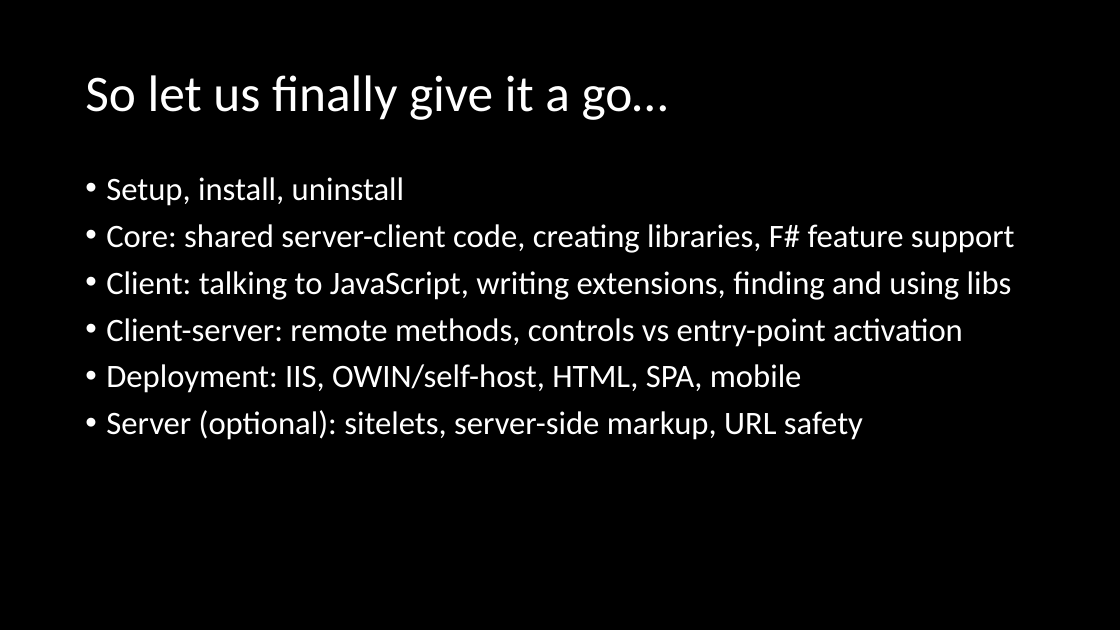
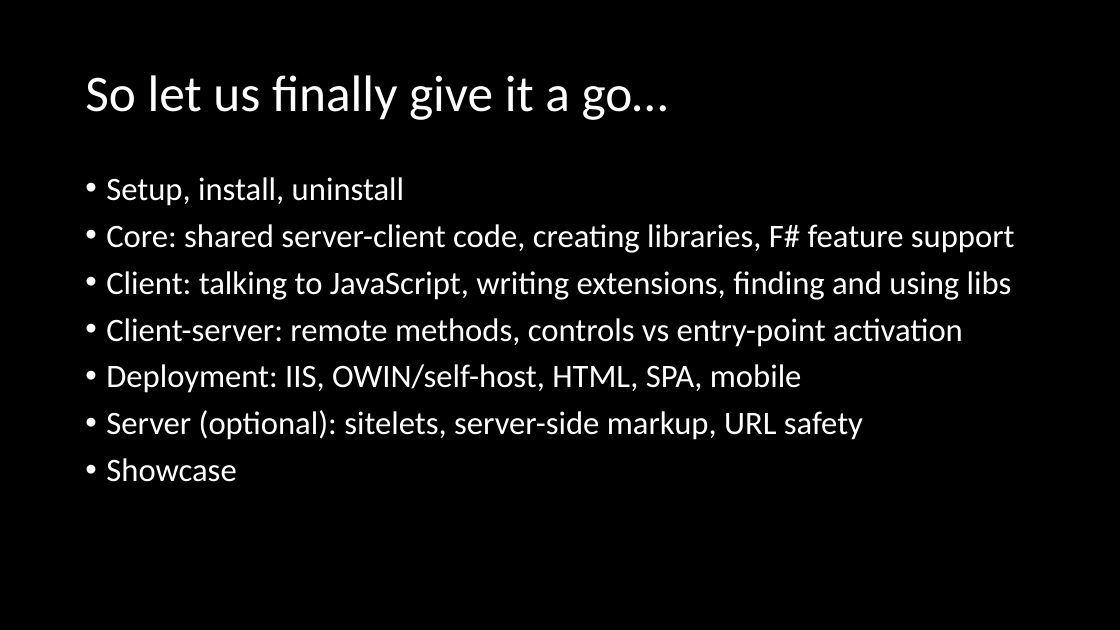
Before and after one commit to t0yv0/t0yv0.github.io, a slide deck: slide 11 of 2015/02/websharper-101/WebSharper101.pptx. Drawn at 1120x630 pixels with LibreOffice and Linux fonts; fonts in the diff are those of the drawing. Boxes give left, top, right and bottom in pixels: in the first picture for what was removed or moved away, otherwise in the second. Text is boxed around its words. In the diff, an @@ line names an element or a change of style, - is before the commit and + after.

```diff
--- a/2015/02/websharper-101/WebSharper101.pptx
+++ b/2015/02/websharper-101/WebSharper101.pptx
@@ text at (x1=106, y1=458, x2=236, y2=482): paragraph added @@
+• Showcase
```
Also in this commit, not shown: 1 other slide changed, 1 other file.
